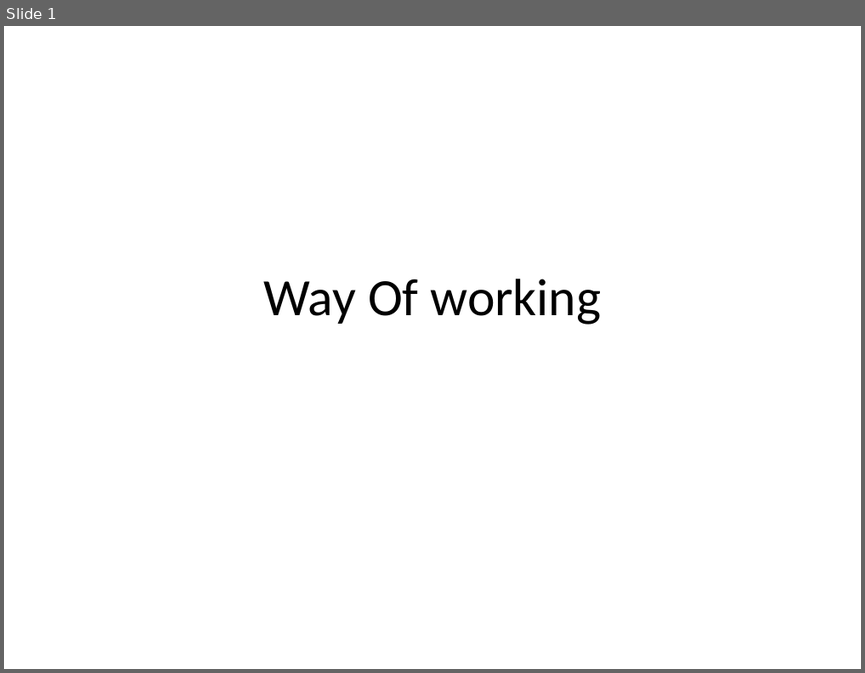
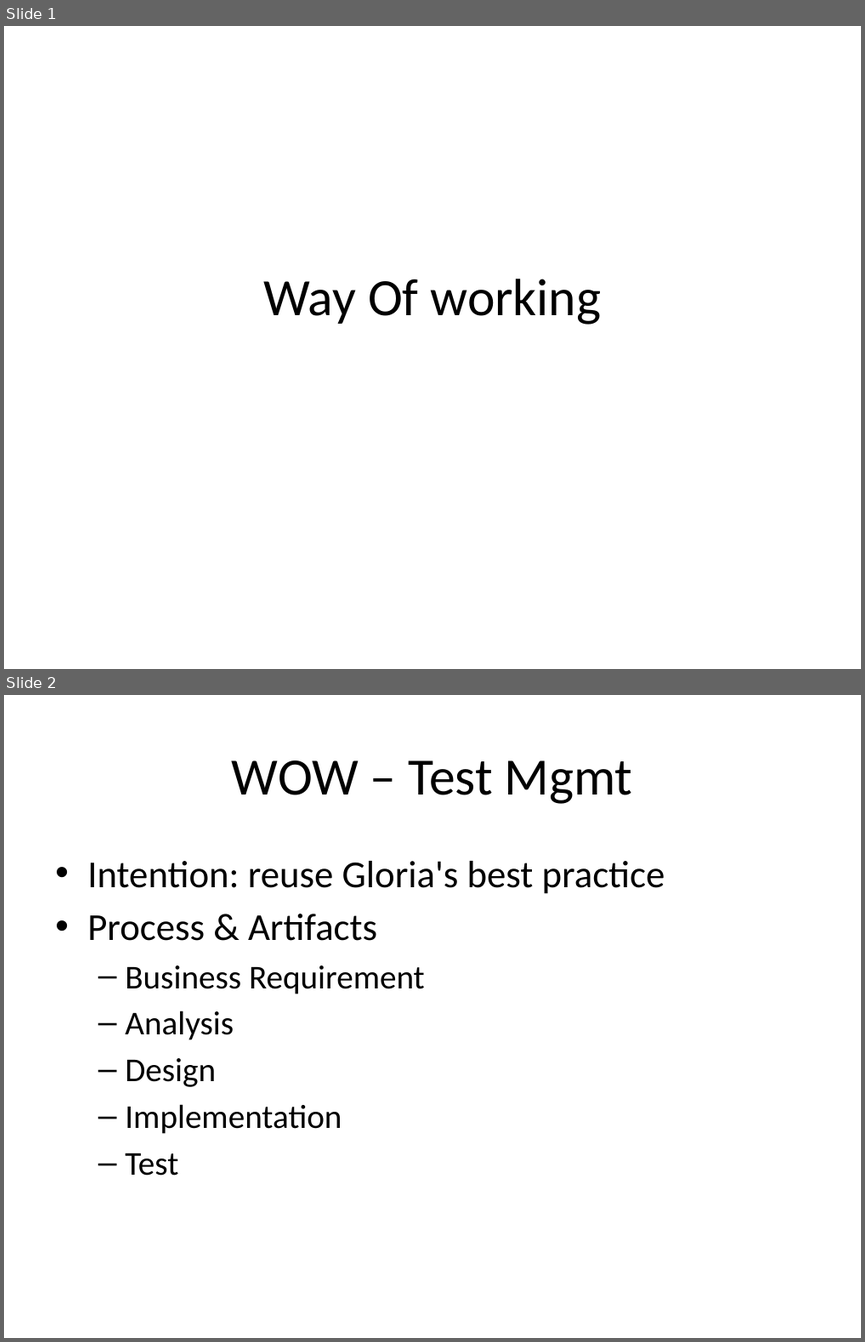
Before and after one commit to perlovdinger/testManagement, a slide deck: 1_planning/way_of_working/WayOfWorking.pptx. Shown one above the other, each under a label of ours: slide 1 before the commit, slides 1 and 2 after it. The pictures are 865x673 and 865x1342 pixels, drawn with LibreOffice and Linux fonts; fonts in the diff are those of the drawing. Boxes give left, top, right and bottom in pixels: in the first picture for what was removed or moved away, otherwise in the second. Text is boxed around its words. In the diff, an @@ line names an element or a change of style, - is before the commit and + after.

Commit message:
requirements

```diff
--- a/1_planning/way_of_working/WayOfWorking.pptx
+++ b/1_planning/way_of_working/WayOfWorking.pptx
@@ slide 2 added at bbox=[4, 695, 861, 1338], background #FFFFFF @@
@@ title added at bbox=[232, 760, 633, 804], 44 pt, text #000000 @@
+WOW – Test Mgmt
@@ text added at bbox=[87, 861, 665, 1175], 32 pt, text #000000 @@
+• Intention: reuse Gloria's best practice
+• Process & Artifacts
+  – Business Requirement
+  – Analysis
+  – Design
+  – Implementation
+  – Test
```
Also in this commit, not shown: 6 other slides added, 1 slide removed, 12 other files.
